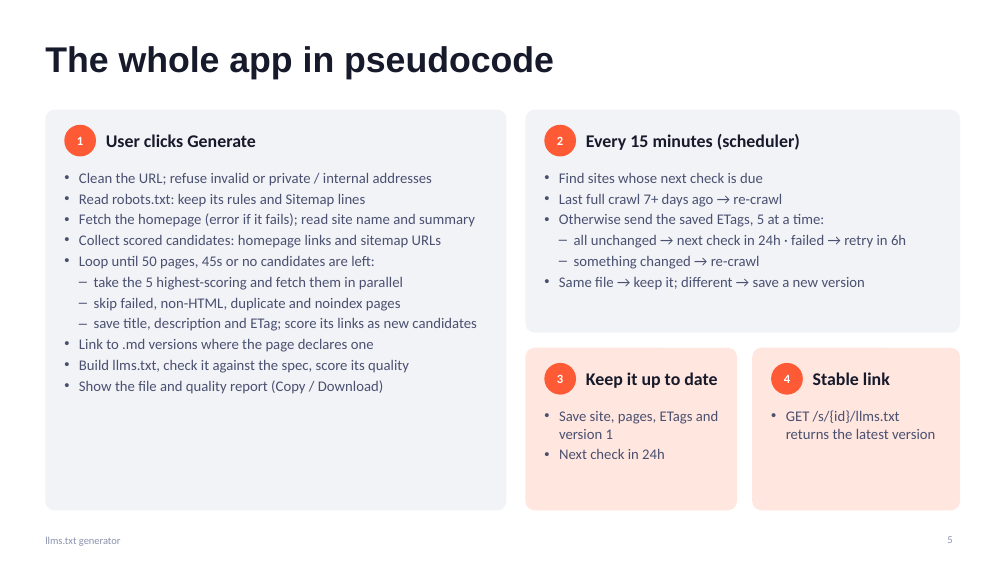
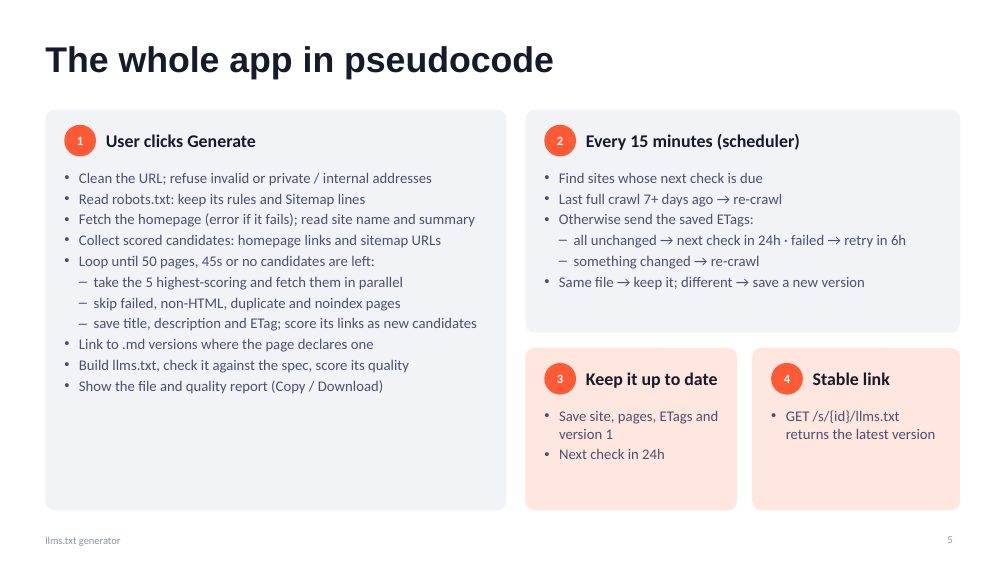
Before and after one commit to nmallekav/llms-txt-nishanth-mallekav, a slide deck: slide 5 of presentation/llms-txt-generator.pptx. Drawn at 1008x567 pixels with LibreOffice and Linux fonts; fonts in the diff are those of the drawing. Boxes give left, top, right and bottom in pixels: in the first picture for what was removed or moved away, otherwise in the second. Text is boxed around its words. In the diff, an @@ line names an element or a change of style, - is before the commit and + after.

```diff
--- a/presentation/llms-txt-generator.pptx
+++ b/presentation/llms-txt-generator.pptx
@@ text at box(559, 214, 754, 227): text changed @@
-• Otherwise send the saved ETags, 5 at a time:
+• Otherwise send the saved ETags:
```
Also in this commit, not shown: 1 other slide changed, 9 other files.
